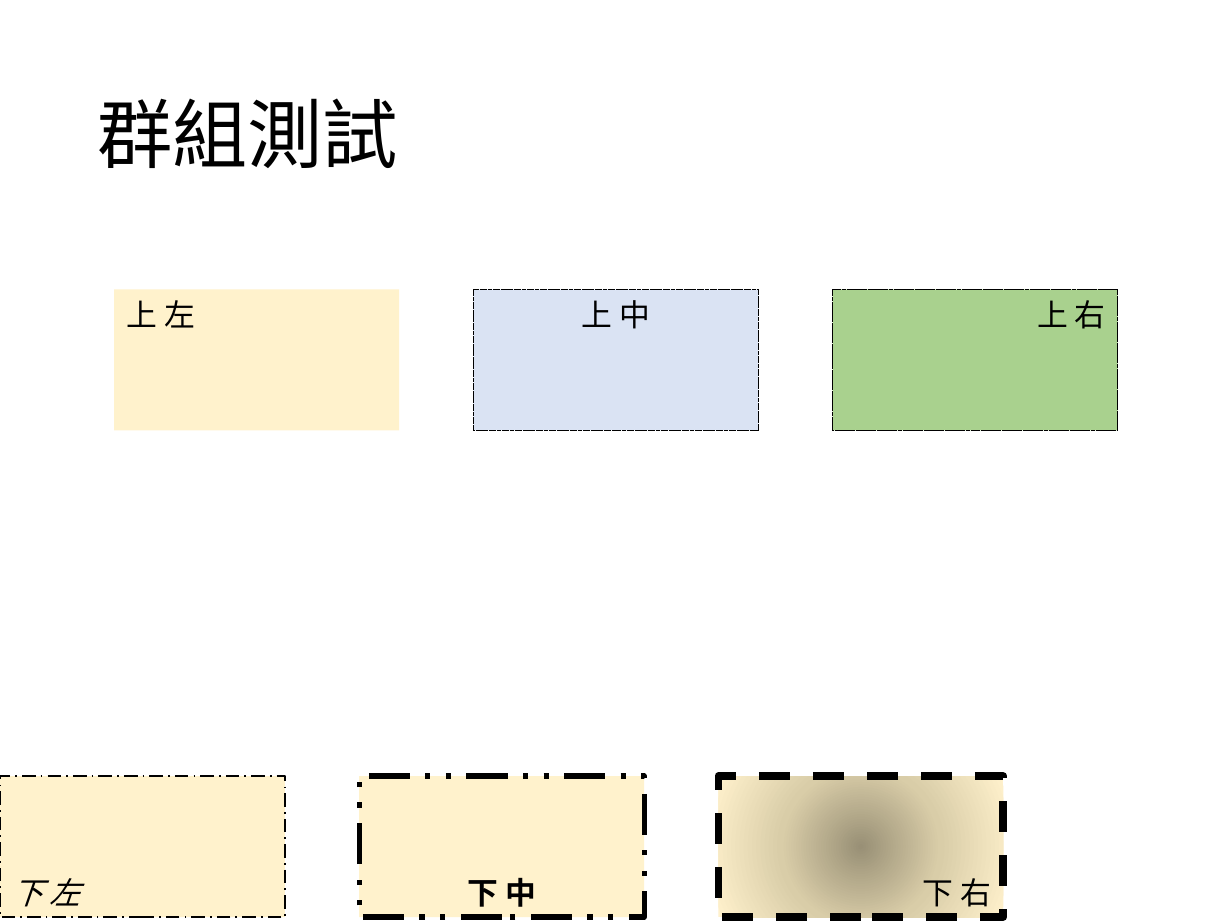
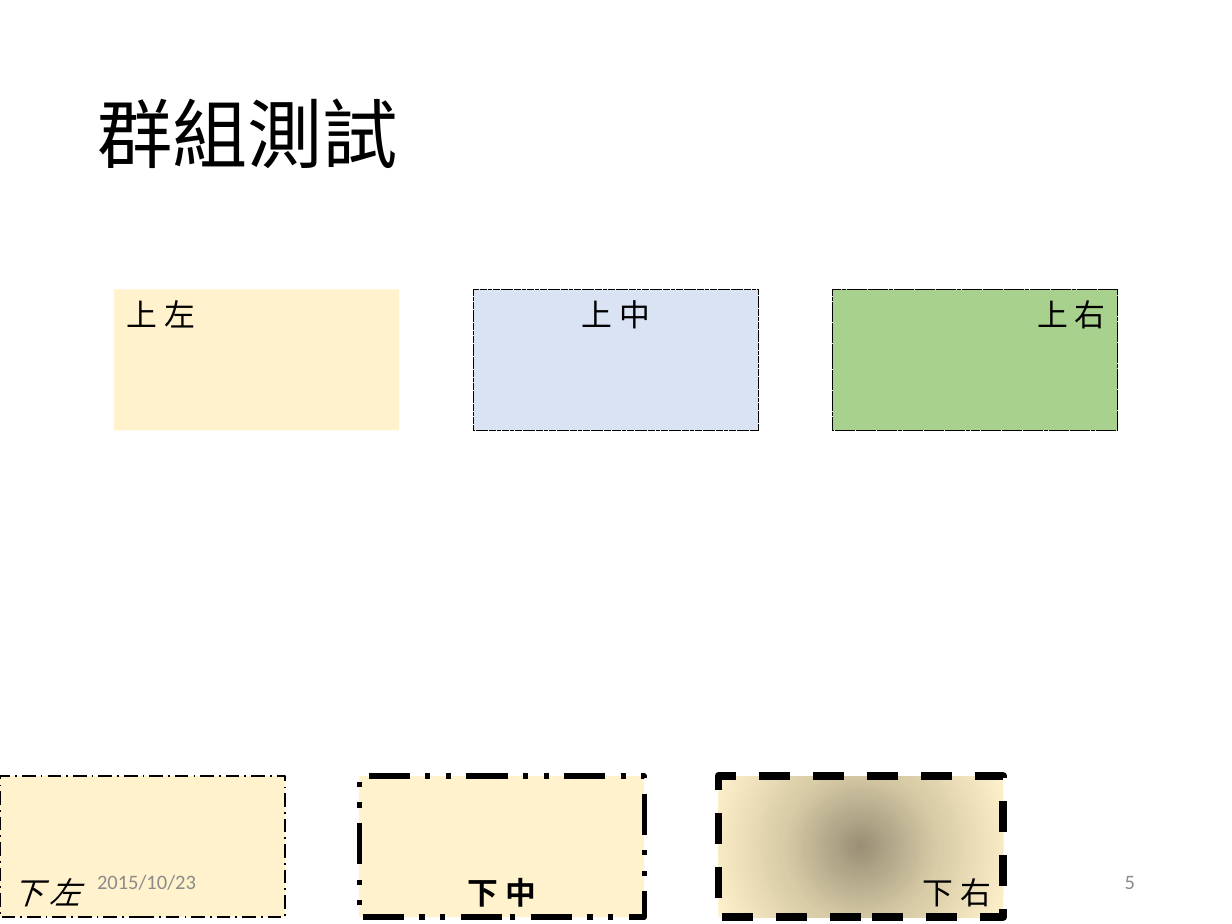
Before and after one commit to g21589/PPTX2HTML, a slide deck: slide 5 of files/test.pptx. Drawn at 1232x924 pixels with LibreOffice and Linux fonts; fonts in the diff are those of the drawing. Boxes give left, top, right and bottom in pixels: in the first picture for what was removed or moved away, otherwise in the second. Text is boxed around its words. In the diff, an @@ line names an element or a change of style, - is before the commit and + after.

```diff
--- a/files/test.pptx
+++ b/files/test.pptx
@@ text added at [97, 875, 196, 890], 12 pt, text #8C8C8C @@
+2015/10/23
@@ page number added at [1125, 876, 1135, 889], 12 pt, text #8C8C8C @@
+5
```
Also in this commit, not shown: 4 other slides changed, 1 slide added, 35 other files.
